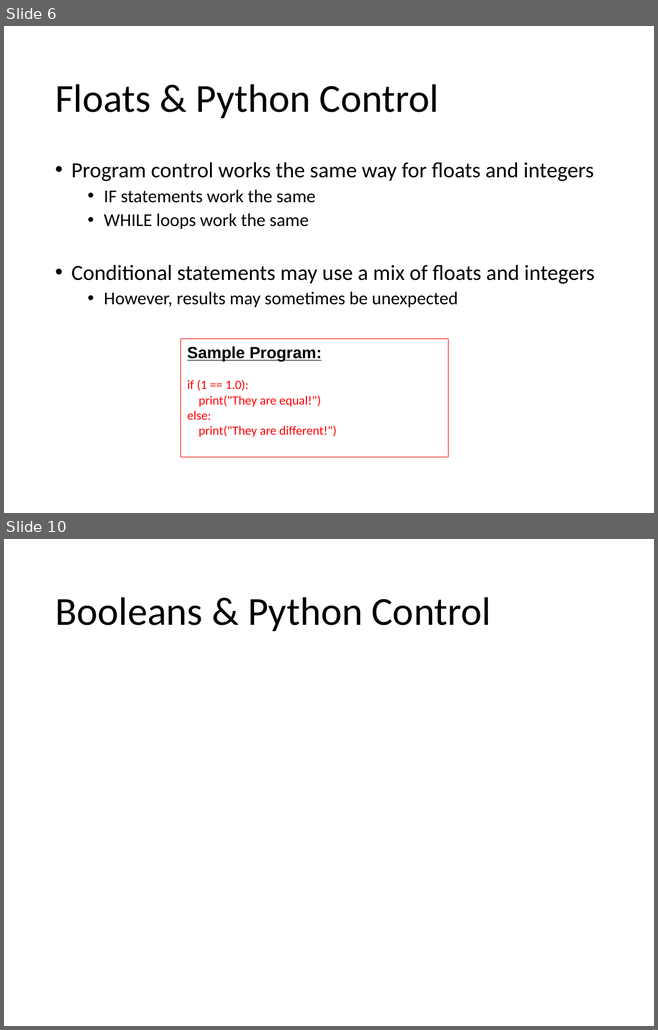
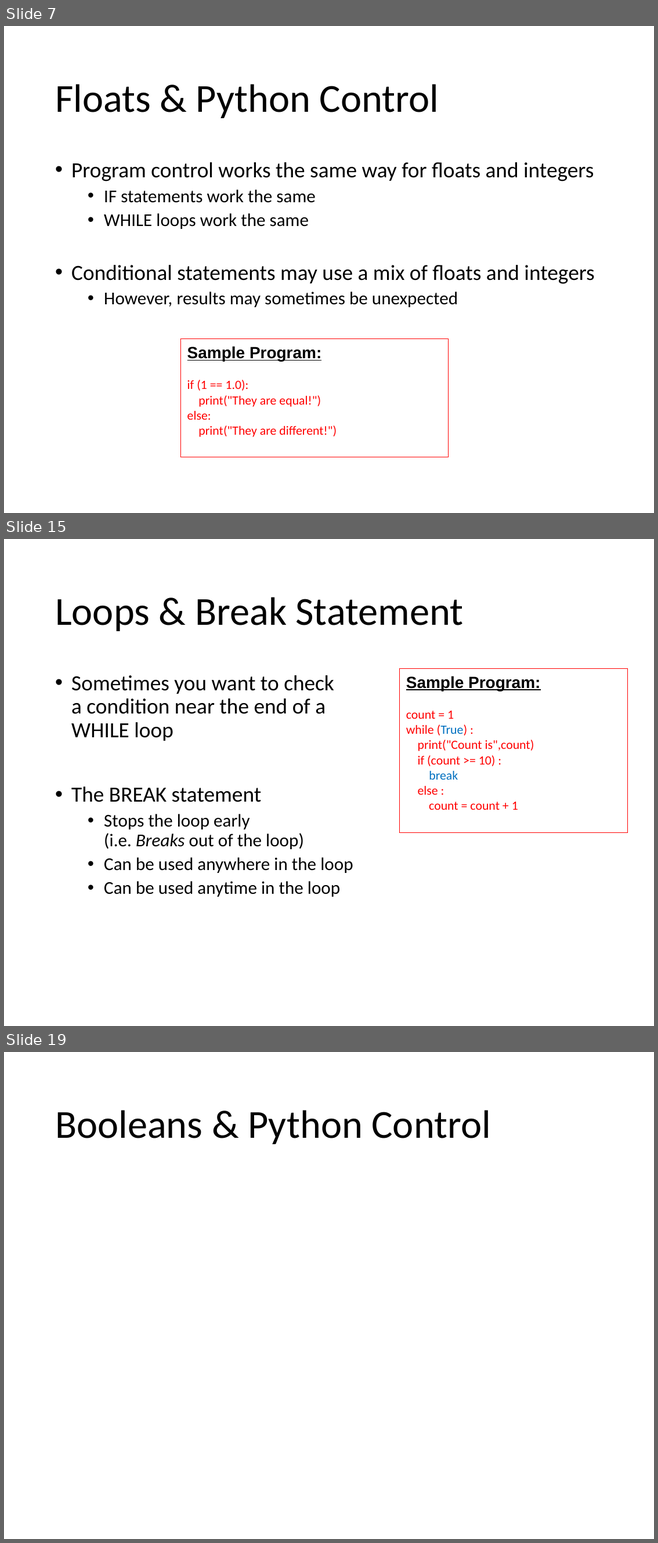
Before and after one commit to Greg5519/ICS2O0, a slide deck: Topic B Programming Introduction/B.4 Lesson - Python More Variables.pptx. Shown one above the other, each under a label of ours: slides 6 and 10 before the commit, slides 7, 15 and 19 after it; the slides between them are not shown. The pictures are 658x1030 and 658x1543 pixels, drawn with LibreOffice and Linux fonts; fonts in the diff are those of the drawing. Boxes give left, top, right and bottom in pixels: in the first picture for what was removed or moved away, otherwise in the second. Text is boxed around its words. In the diff, an @@ line names an element or a change of style, - is before the commit and + after.

```diff
--- a/Topic B Programming Introduction/B.4 Lesson - Python More Variables.pptx
+++ b/Topic B Programming Introduction/B.4 Lesson - Python More Variables.pptx
@@ slide 15 added at (4,539,654,1026), background #FFFFFF @@
@@ title added at (55,597,463,631), 44 pt, text #000000 @@
+Loops & Break Statement
@@ text added at (71,675,353,897), 20 pt, text #000000 @@
+• Sometimes you want to check
+  a condition near the end of a
+  WHILE loop
+• The BREAK statement
+  • Stops the loop early
+    (i.e. Breaks out of the loop)
+  • Can be used anywhere in the loop
+  • Can be used anytime in the loop
@@ rectangle added at (400,669,628,832), outline #FF0000 0.75 pt, 14 pt, text #FF0000 @@
+Sample Program:
+count = 1
+while (True) :
+print("Count is",count)
+if (count >= 10) :
+break
+else :
+count = count + 1
@@ what was slide 6 is now slide 7 @@
@@ what was slide 10 is now slide 19 @@
```
Also in this commit, not shown: 2 slides changed, 8 other slides added, 1 slide removed, 1 other file.
